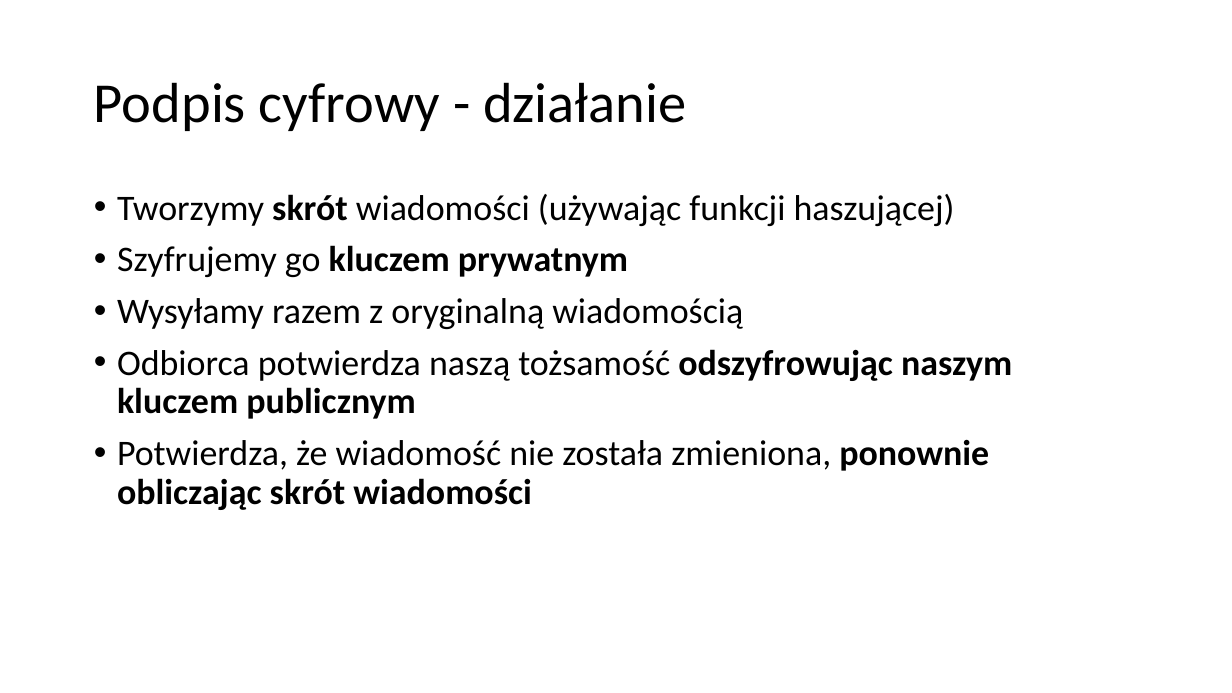
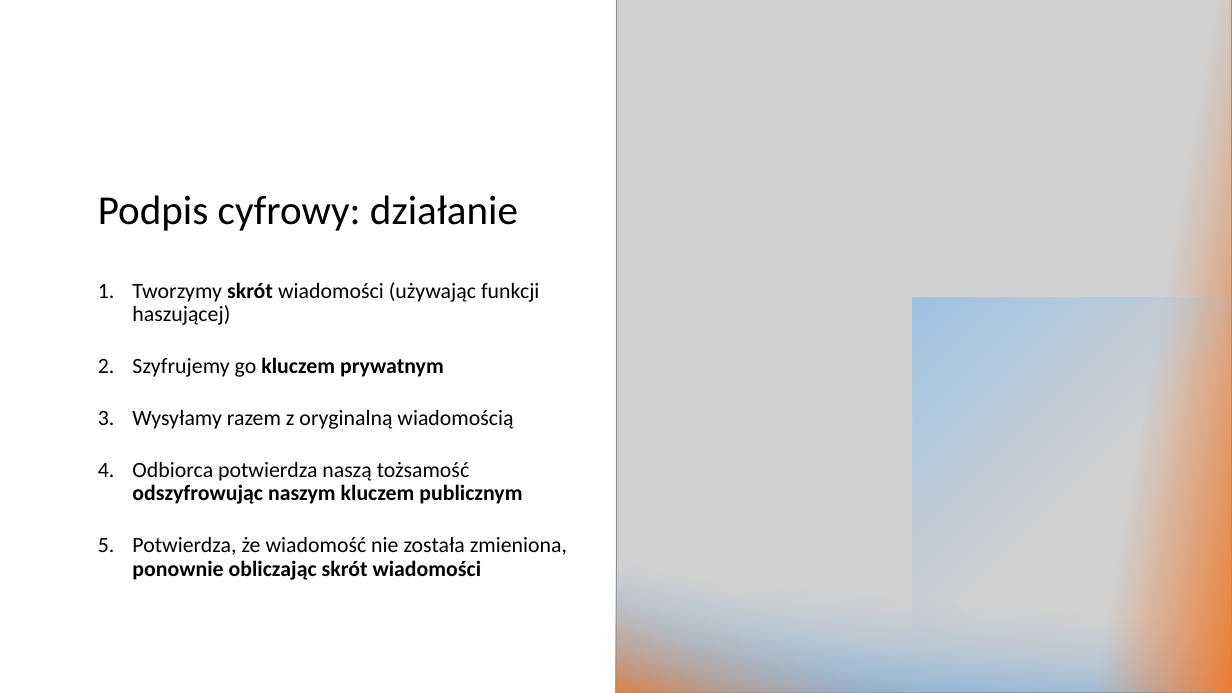
Before and after one commit to blackbat13/cs-lut, a slide deck: slide 9 of Algorytmy/Szyfrowanie asymetryczne.pptx. Drawn at 1232x693 pixels with LibreOffice and Linux fonts; fonts in the diff are those of the drawing; grey boxes stand for pictures. Boxes give left, top, right and bottom in pixels: in the first picture for what was removed or moved away, otherwise in the second. Text is boxed around its words. In the diff, an @@ line names an element or a change of style, - is before the commit and + after.

```diff
--- a/Algorytmy/Szyfrowanie asymetryczne.pptx
+++ b/Algorytmy/Szyfrowanie asymetryczne.pptx
@@ picture added at box(616, 0, 1232, 693) @@
@@ rectangle added at box(1012, 0, 1232, 693), fill gradient #ED7D31 @@
@@ title "Podpis cyfrowy: działanie" at box(98, 195, 518, 231): vertical alignment middle to bottom @@
@@ title at box(98, 195, 518, 231): text changed; size 44 to 32 pt @@
-Podpis cyfrowy - działanie
+Podpis cyfrowy: działanie
@@ text "Tworzymy skrót wiadomości (używając funkcji ...": place and size @@
-text "Tworzymy skrót wiadomości (używając funkcji ..." at box(117, 194, 1012, 510)
+text "Tworzymy skrót wiadomości (używając funkcji ..." at box(132, 282, 567, 580)
@@ text "Tworzymy skrót wiadomości (używając funkcji ..." at box(132, 282, 567, 580): size 28 to 17 pt; bullet • to 1.; more space between paragraphs; vertical alignment top to middle @@
@@ rectangle added at box(912, 297, 1232, 692), fill gradient #9DC3E6 @@
@@ rectangle added at box(616, 536, 1232, 693), fill gradient #5B9BD5 to #9DC3E6 @@
@@ rectangle added at box(616, 556, 1232, 693), fill gradient #ED7D31 to #9DC3E6 @@
```
Also in this commit, not shown: 9 other slides changed, 1 other file.
